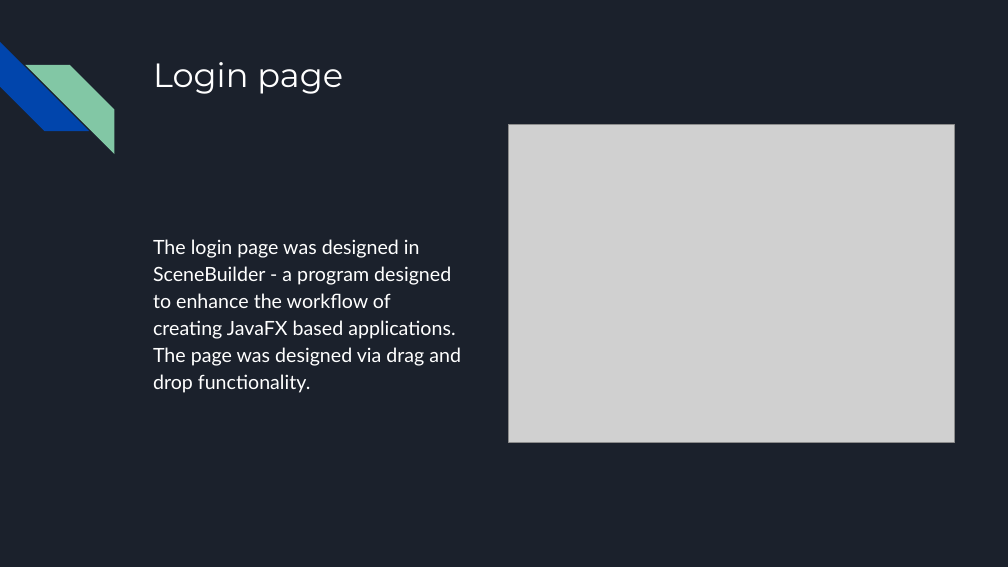
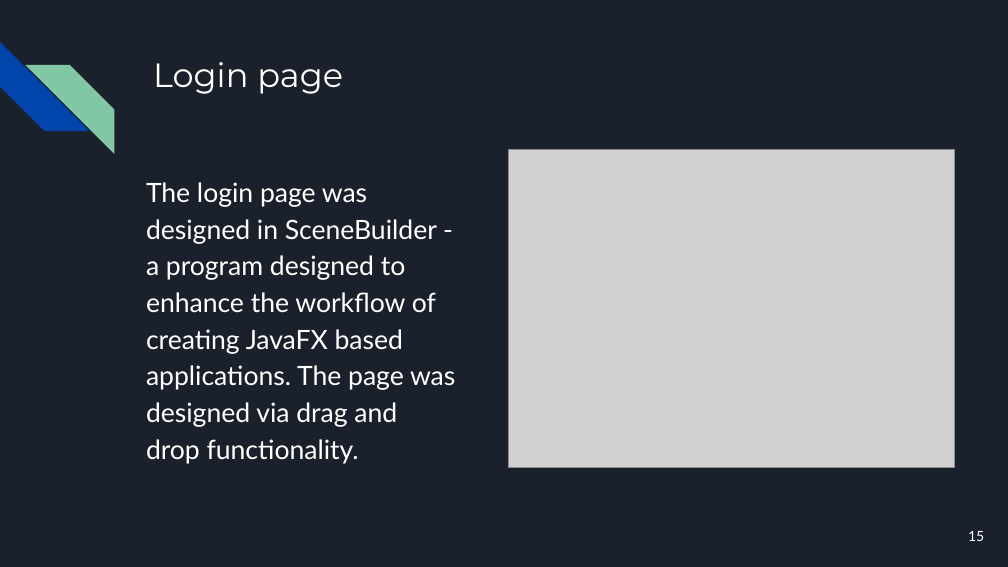
Before and after one commit to acompsec1/CSCI-2210-Java-Warehouse-Managment-System, a slide deck: slide 15 of The Knicks Java Final Project Presentation.pptx. Drawn at 1008x567 pixels with LibreOffice and Linux fonts; fonts in the diff are those of the drawing; grey boxes stand for pictures. Boxes give left, top, right and bottom in pixels: in the first picture for what was removed or moved away, otherwise in the second. Text is boxed around its words. In the diff, an @@ line names an element or a change of style, - is before the commit and + after.

```diff
--- a/The Knicks Java Final Project Presentation.pptx
+++ b/The Knicks Java Final Project Presentation.pptx
@@ text "The login page was designed ...": place and size @@
-text "The login page was designed ..." at bbox=[153, 239, 461, 393]
+text "The login page was designed ..." at bbox=[146, 182, 455, 464]
@@ text "The login page was designed ..." at bbox=[146, 182, 455, 464]: size 14 to 19 pt @@
@@ picture: place and size @@
-picture at bbox=[509, 125, 955, 443]
+picture at bbox=[509, 150, 955, 468]
@@ page number added at bbox=[968, 531, 984, 541], 10 pt, text #FFFFFF @@
+15
```
Also in this commit, not shown: 29 other slides changed, 1 slide added, 1 slide removed, 1 other file.
